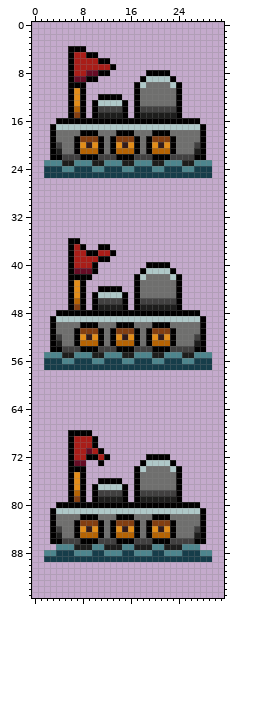
Two versions of one sprite sheet, pics/player/player_ship.png. This is how it looked before the edit.
The file is 320x960 pixels, drawn in blocks of 10x10; one block is one cell here.
The same view after the edit:
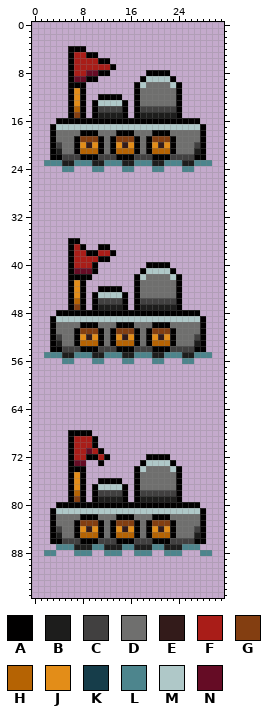
Palette (. is transparent): A #010000  B #1d1d1c  C #414040  D #6f6f6e  E #331b1a  F #a91d18  G #833e11  H #b56303  J #e38d18  K #163d4a  L #4d858d  M #afc8c8  N #650c25
Diff:
Changed rows in their new state; - is an unchanged pixel.
first column x 2:
24 ...--...--...--...--...--...
25 ............................
first column x 2:
56 ...--...--...--...--...--...
57 ............................
first column x 2:
88 --...---..---..---..---...--
89 ............................
